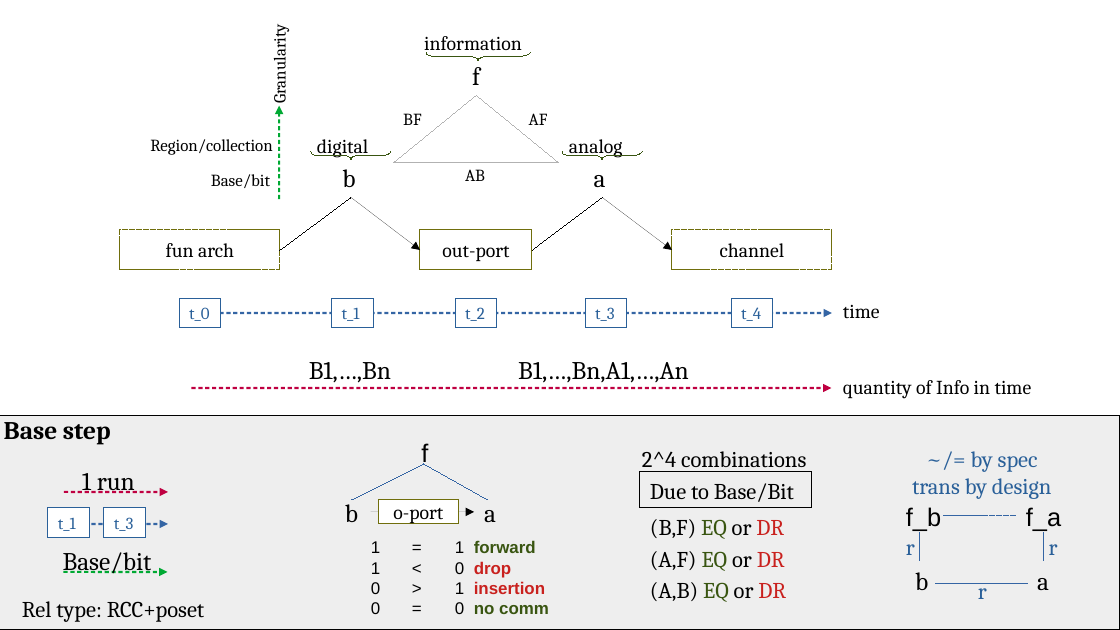
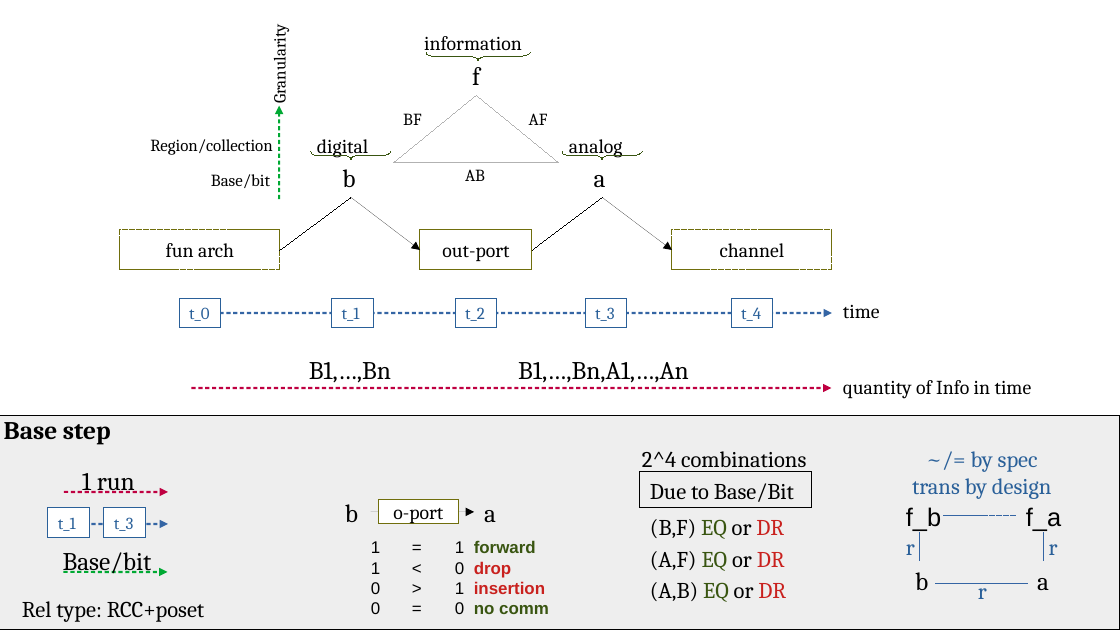
Before and after one commit to v-research/cybersecurity, a slide deck: slide 20 of images/v-research_demo-abf.odp. Drawn at 1120x630 pixels with LibreOffice and Linux fonts; fonts in the diff are those of the drawing. Boxes give left, top, right and bottom in pixels: in the first picture for what was removed or moved away, otherwise in the second. Text is boxed around its words. In the diff, an @@ line names an element or a change of style, - is before the commit and + after.

```diff
--- a/images/v-research_demo-abf.odp
+++ b/images/v-research_demo-abf.odp
@@ text removed at bbox=[421, 443, 428, 467] @@
-f
@@ line removed from (352, 500) to (424, 464) @@
@@ line removed from (488, 500) to (424, 464) @@
```
Also in this commit, not shown: 1 other slide changed, 1 slide added, 1 other file.
